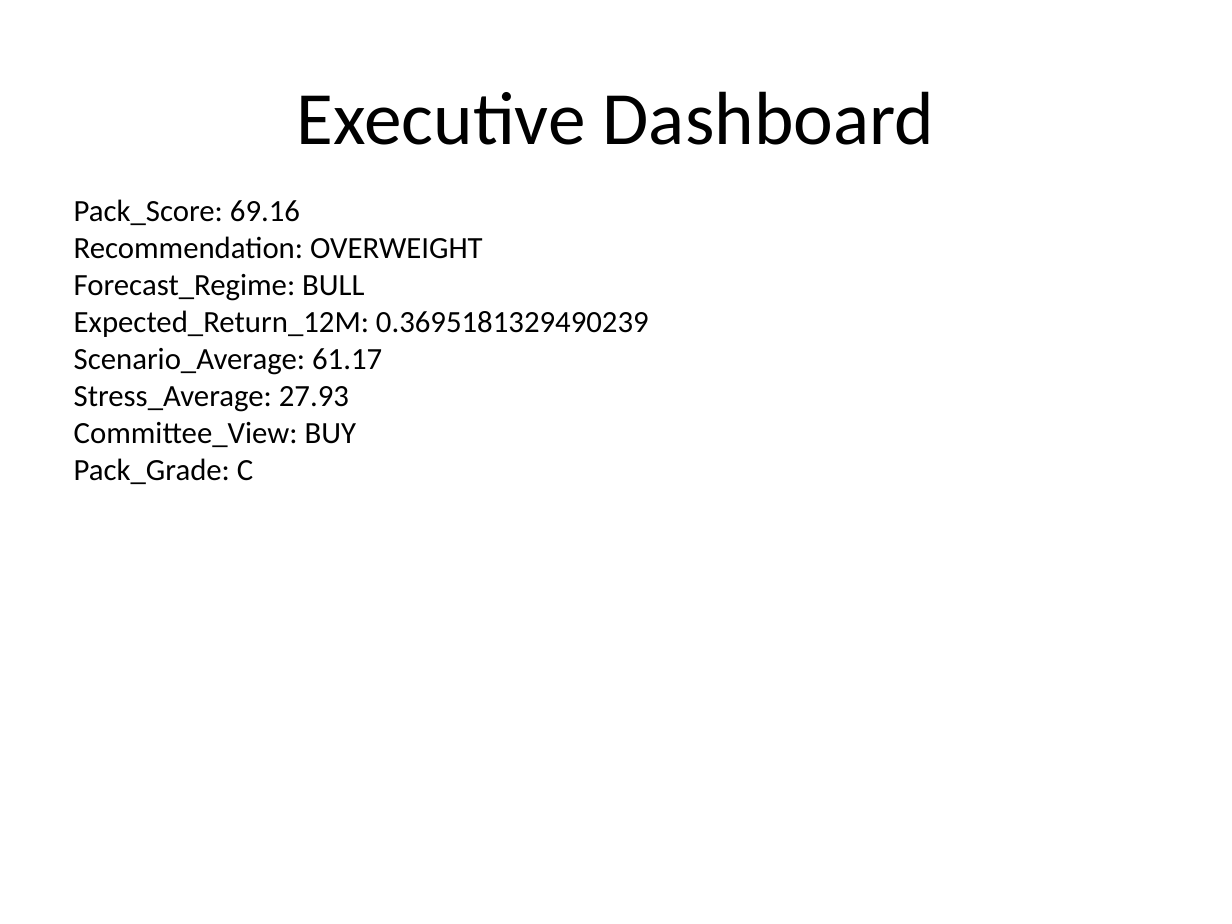
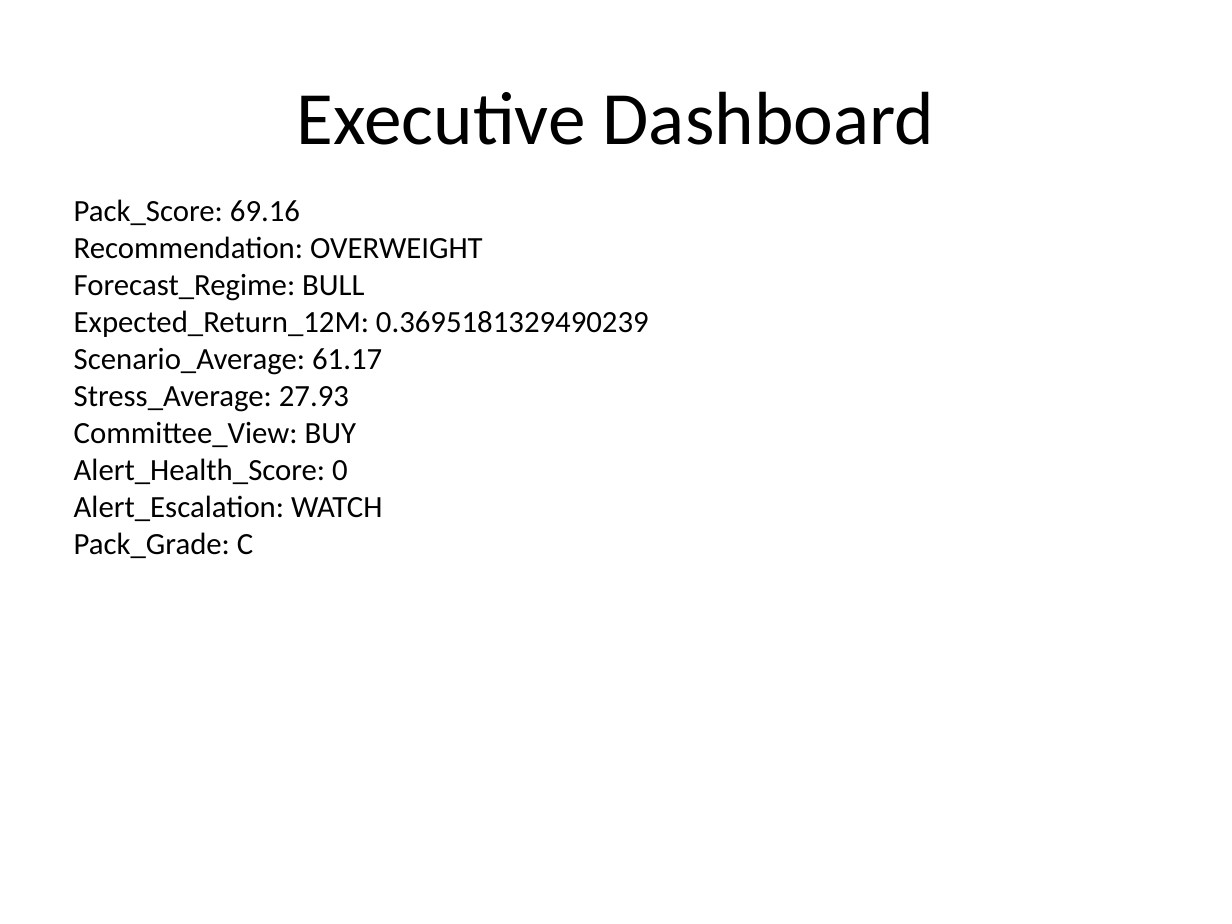
Before and after one commit to sakshinekkala28/Institutional_Quant_Platform, a slide deck: slide 2 of data/reports/investment_committee_presentation.pptx. Drawn at 1232x924 pixels with LibreOffice and Linux fonts; fonts in the diff are those of the drawing. Boxes give left, top, right and bottom in pixels: in the first picture for what was removed or moved away, otherwise in the second. Text is boxed around its words. In the diff, an @@ line names an element or a change of style, - is before the commit and + after.

```diff
--- a/data/reports/investment_committee_presentation.pptx
+++ b/data/reports/investment_committee_presentation.pptx
@@ text at [74,458,382,521]: paragraphs added @@
+Alert_Health_Score: 0
+Alert_Escalation: WATCH
```
Also in this commit, not shown: 1 other slide changed, 2 slides added, 1 slide removed, 4 other files.
